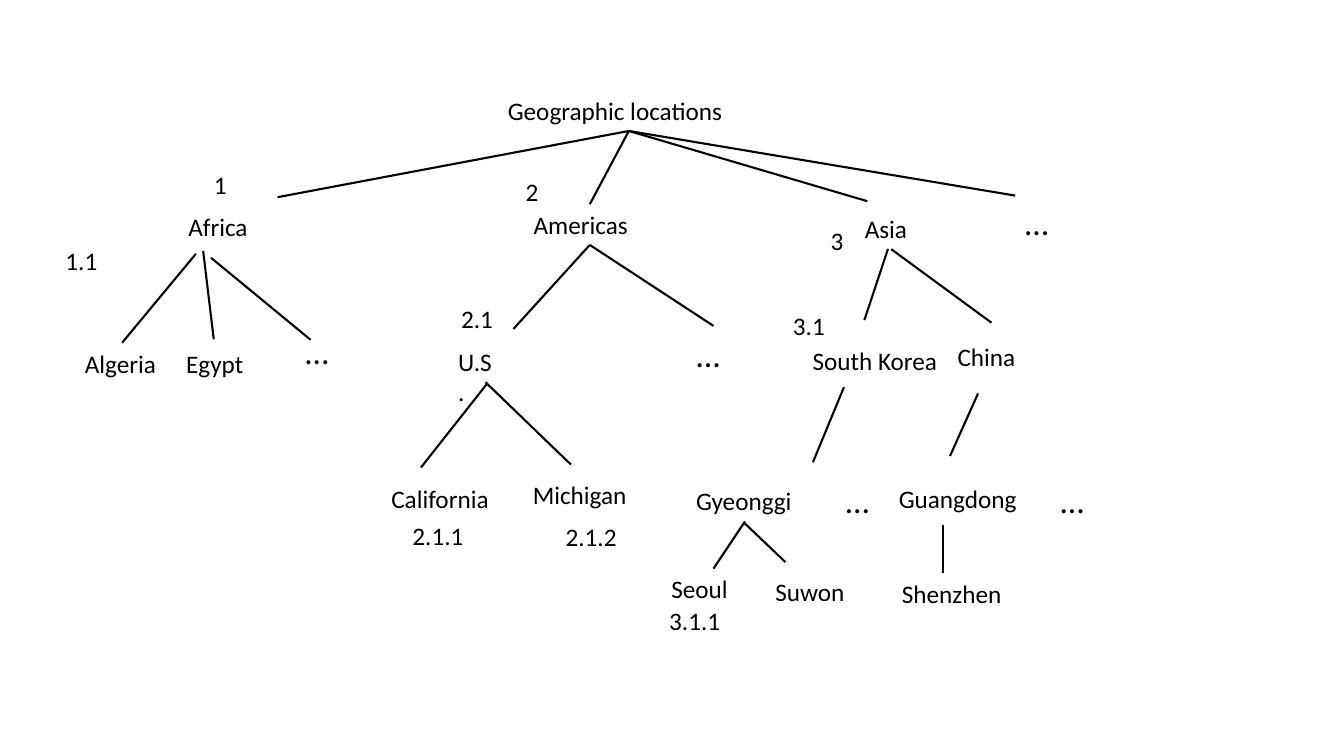
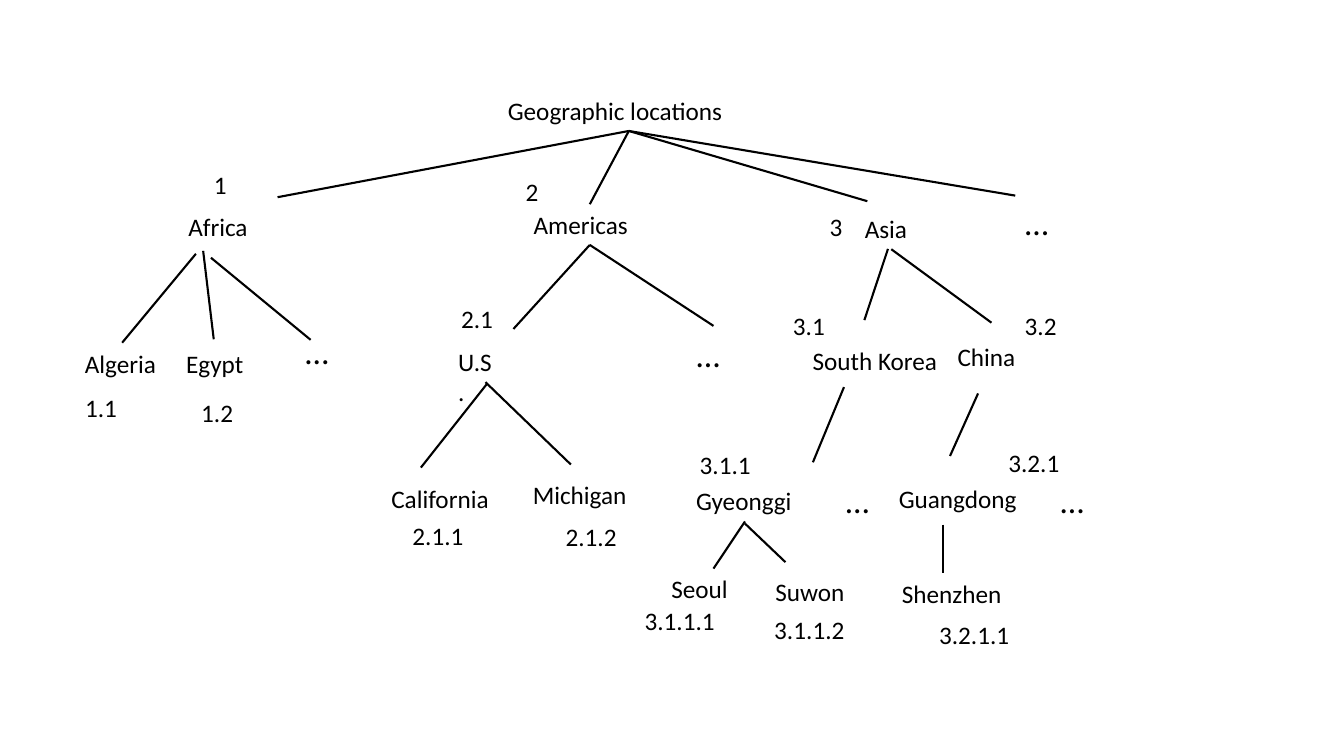
Before and after one commit to jiahenglu/taxonomy, a slide deck: slide 2 of figures/taxonomy.pptx. Drawn at 1344x756 pixels with LibreOffice and Linux fonts; fonts in the diff are those of the drawing. Boxes give left, top, right and bottom in pixels: in the first picture for what was removed or moved away, otherwise in the second. Text is boxed around its words. In the diff, an @@ line names an element or a change of style, - is before the commit and + after.

```diff
--- a/figures/taxonomy.pptx
+++ b/figures/taxonomy.pptx
@@ text "3": place and size @@
-text "3" at <box>831,233,844,250</box>
+text "3" at <box>830,219,843,236</box>
@@ text added at <box>1025,318,1057,335</box>, 18 pt, text #000000 @@
+3.2
@@ text "1.1": place and size @@
-text "1.1" at <box>65,253,97,270</box>
+text "1.1" at <box>85,400,117,417</box>
@@ text added at <box>201,405,233,422</box>, 18 pt, text #000000 @@
+1.2
@@ text added at <box>700,457,751,474</box>, 18 pt, text #000000 @@
+3.1.1
@@ text added at <box>1008,455,1059,472</box>, 18 pt, text #000000 @@
+3.2.1
@@ text at <box>645,613,715,630</box>: text changed @@
-3.1.1
+3.1.1.1
@@ text added at <box>774,622,844,639</box>, 18 pt, text #000000 @@
+3.1.1.2
@@ text added at <box>939,627,1009,644</box>, 18 pt, text #000000 @@
+3.2.1.1
```
Also in this commit, not shown: 10 other files.
